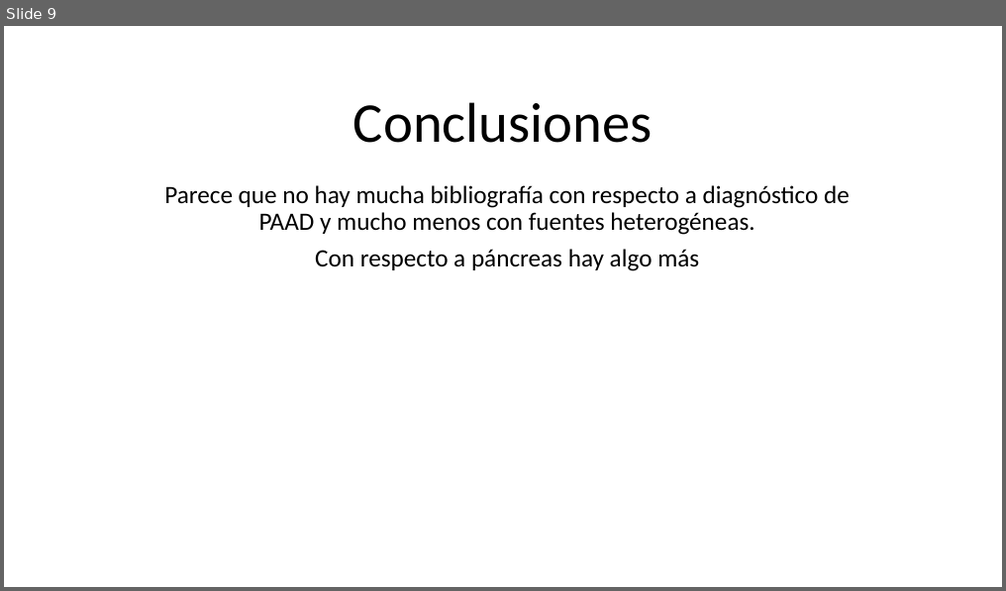
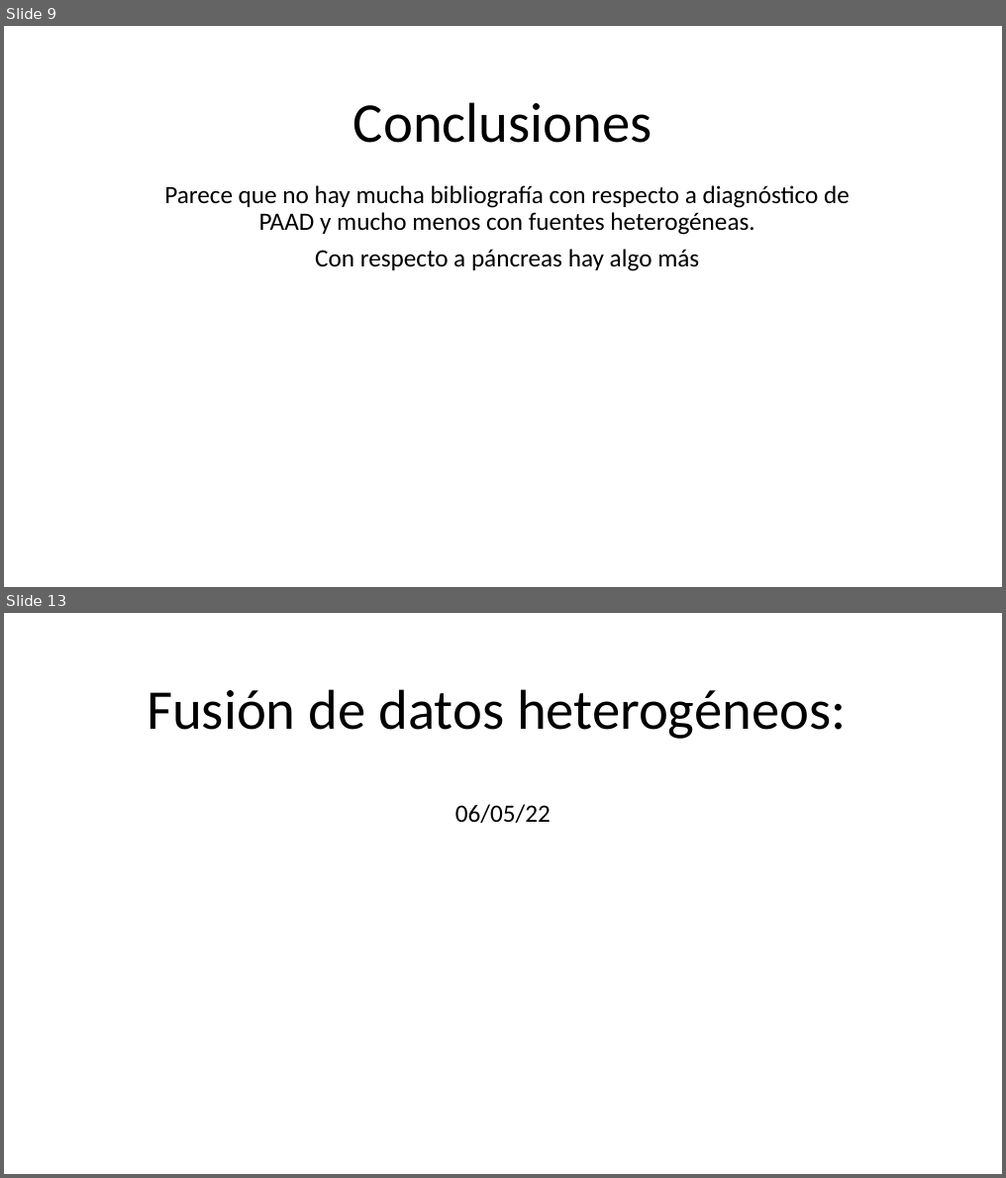
Before and after one commit to alejandroborj/heterogeneous-data, a slide deck: pregunta.pptx. Shown one above the other, each under a label of ours: slide 9 before the commit, slides 9 and 13 after it; the slides between them are not shown. The pictures are 1006x591 and 1006x1178 pixels, drawn with LibreOffice and Linux fonts; fonts in the diff are those of the drawing. Boxes give left, top, right and bottom in pixels: in the first picture for what was removed or moved away, otherwise in the second. Text is boxed around its words. In the diff, an @@ line names an element or a change of style, - is before the commit and + after.

```diff
--- a/pregunta.pptx
+++ b/pregunta.pptx
@@ slide 13 added at <box>4,613,1002,1174</box>, background #FFFFFF @@
@@ title added at <box>147,689,846,739</box>, 54 pt, text #000000 @@
+Fusión de datos heterogéneos:
@@ subtitle added at <box>455,804,550,823</box>, 24 pt, text #000000 @@
+06/05/22
```
Also in this commit, not shown: 4 other slides added, 1 slide removed, 7 other files.
